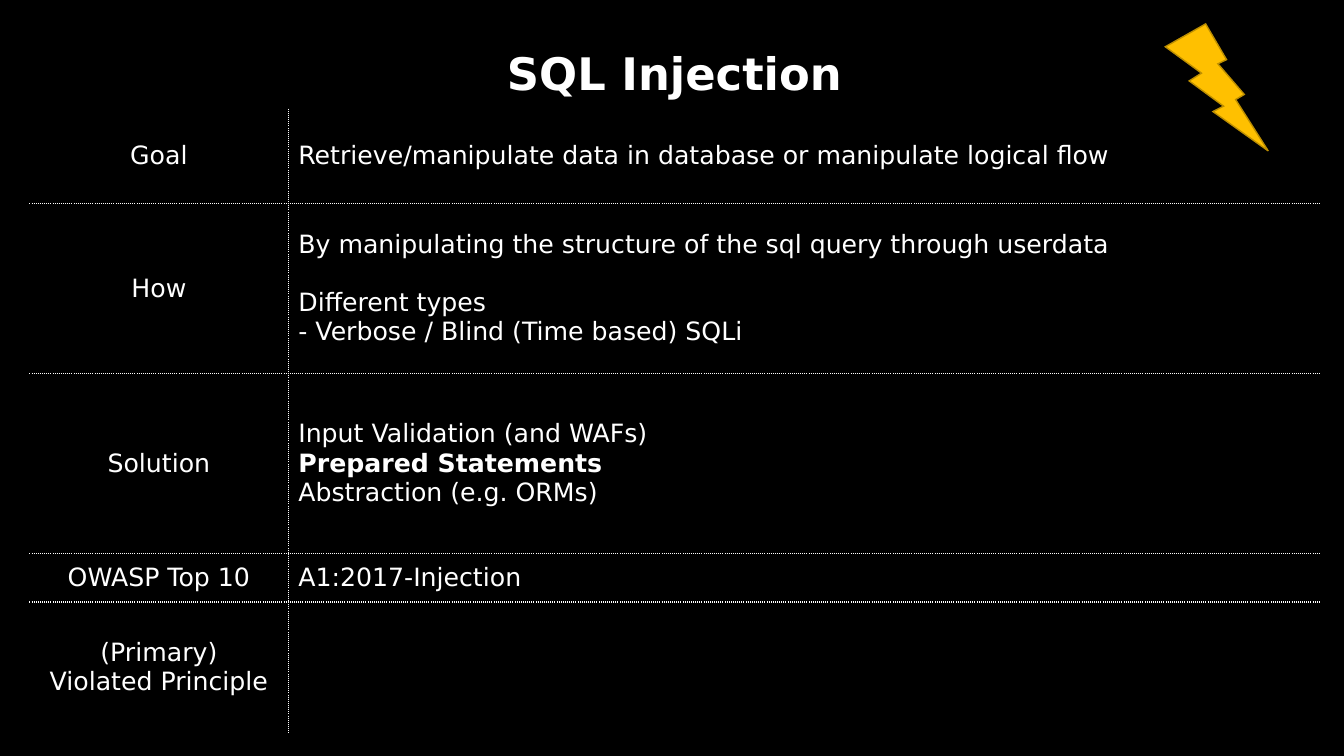
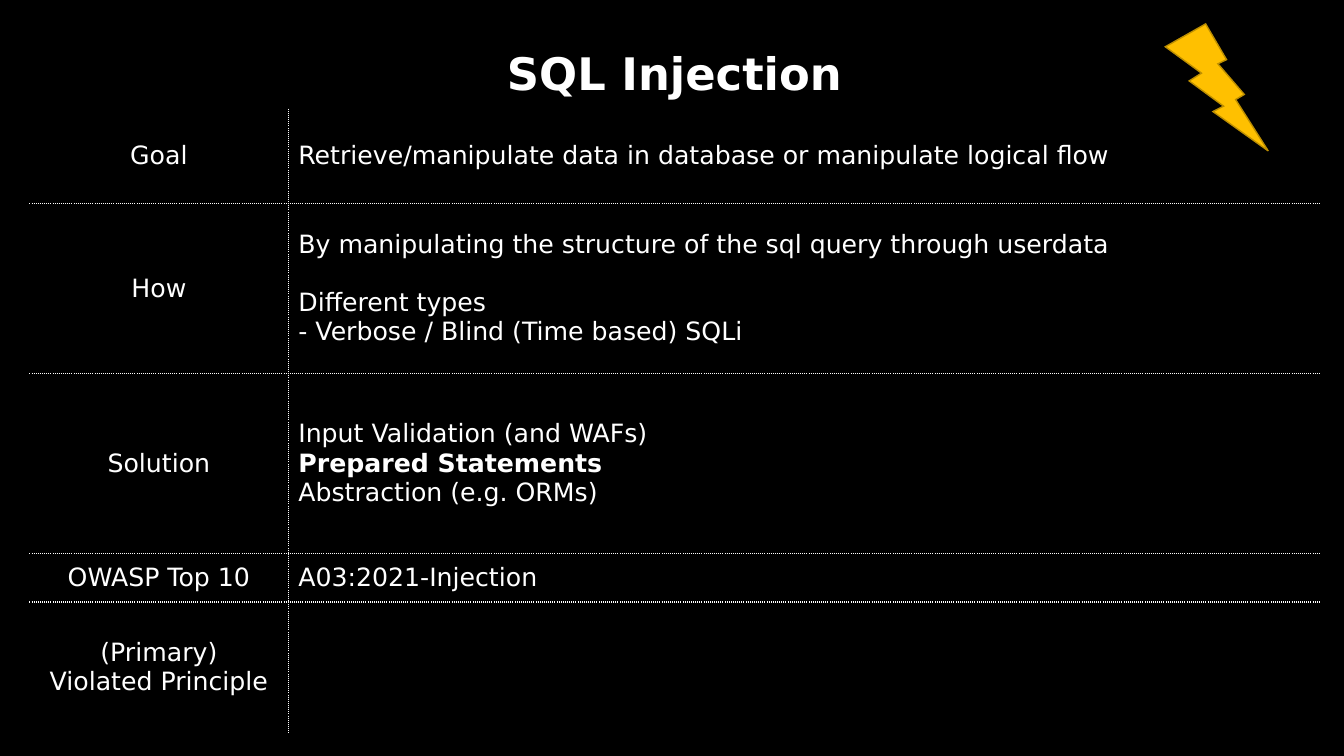
Before and after one commit to dschwarz91/websec-lecture, a slide deck: slide 41 of slides/6_Server_Attacks.pptx. Drawn at 1344x756 pixels with LibreOffice and Linux fonts; fonts in the diff are those of the drawing. Boxes give left, top, right and bottom in pixels: in the first picture for what was removed or moved away, otherwise in the second. Text is boxed around its words. In the diff, an @@ line names an element or a change of style, - is before the commit and + after.

```diff
--- a/slides/6_Server_Attacks.pptx
+++ b/slides/6_Server_Attacks.pptx
@@ table at (x1=29, y1=40, x2=1320, y2=734) @@
-row 5, column 2: A1:2017-Injection
+row 5, column 2: A03:2021-Injection
```
Also in this commit, not shown: 5 other slides changed, 6 other files.
